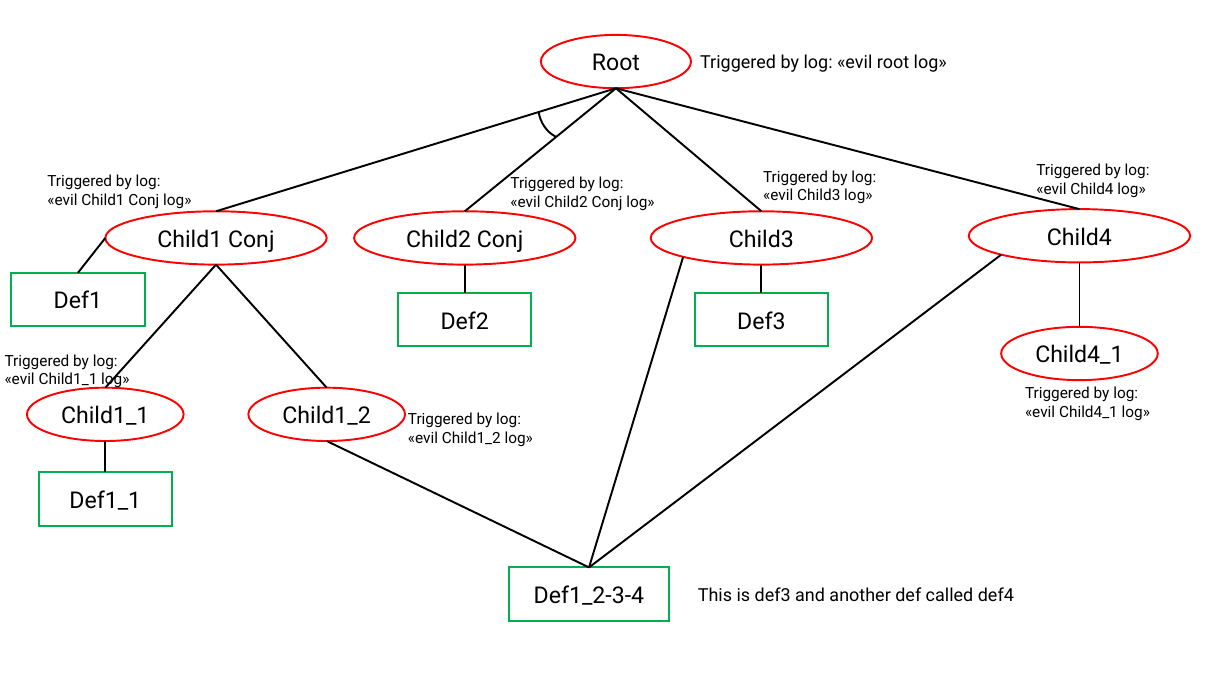
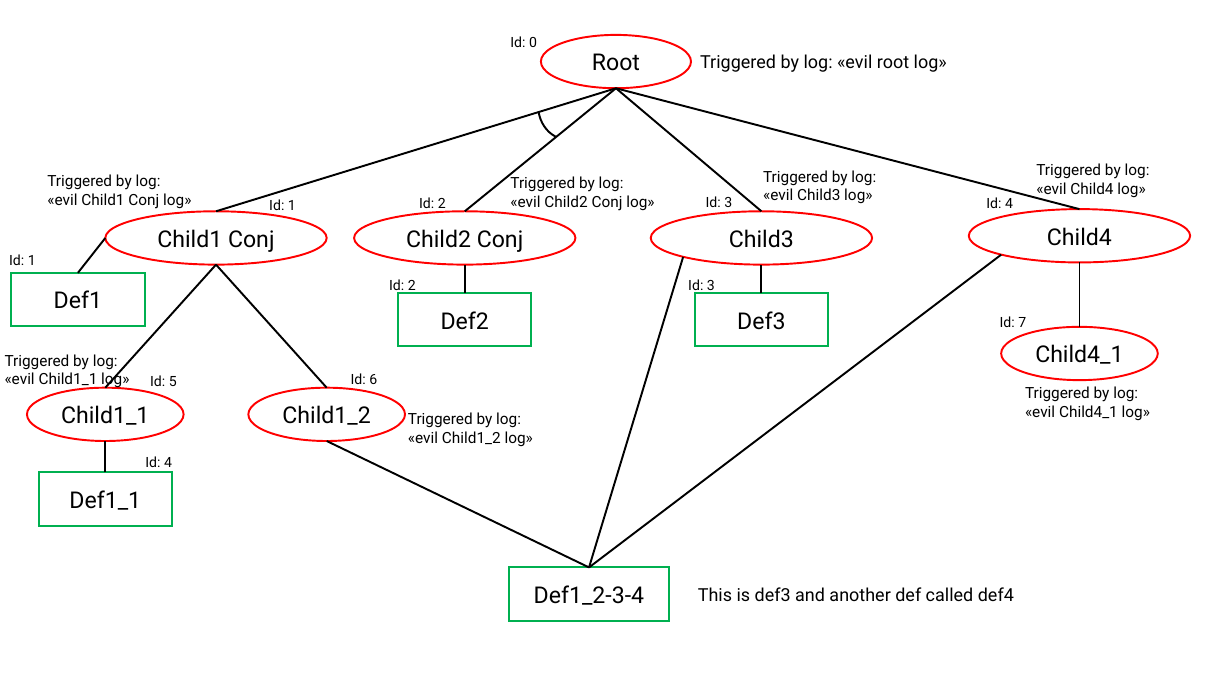
Before and after one commit to ZeroRickMore/TreeAlchemist, a slide deck: slide 1 of Wazuh-Attack-Defense-Tree-Converter/Code/Wazuh-ADT-Converter/Input-Files/test-tree/tree.pptx. Drawn at 1232x693 pixels with LibreOffice and Linux fonts; fonts in the diff are those of the drawing. Boxes give left, top, right and bottom in pixels: in the first picture for what was removed or moved away, otherwise in the second. Text is boxed around its words. In the diff, an @@ line names an element or a change of style, - is before the commit and + after.

Commit message:
Add IDs in the picture

```diff
--- a/Wazuh-Attack-Defense-Tree-Converter/Code/Wazuh-ADT-Converter/Input-Files/test-tree/tree.pptx
+++ b/Wazuh-Attack-Defense-Tree-Converter/Code/Wazuh-ADT-Converter/Input-Files/test-tree/tree.pptx
@@ text added at <box>510,36,537,47</box>, 11 pt, text #000000 @@
+Id: 0
@@ text added at <box>269,199,296,215</box>, 11 pt, text #000000 @@
+Id: 1
@@ text added at <box>419,197,446,212</box>, 11 pt, text #000000 @@
+Id: 2
@@ text added at <box>706,196,732,212</box>, 11 pt, text #000000 @@
+Id: 3
@@ text added at <box>986,197,1013,208</box>, 11 pt, text #000000 @@
+Id: 4
@@ text added at <box>9,254,36,265</box>, 11 pt, text #000000 @@
+Id: 1
@@ text added at <box>389,279,416,295</box>, 11 pt, text #000000 @@
+Id: 2
@@ text added at <box>688,279,715,295</box>, 11 pt, text #000000 @@
+Id: 3
@@ text added at <box>1000,316,1026,327</box>, 11 pt, text #000000 @@
+Id: 7
@@ text added at <box>150,375,177,386</box>, 11 pt, text #000000 @@
+Id: 5
@@ text added at <box>351,373,377,389</box>, 11 pt, text #000000 @@
+Id: 6
@@ text added at <box>145,456,172,472</box>, 11 pt, text #000000 @@
+Id: 4
```
